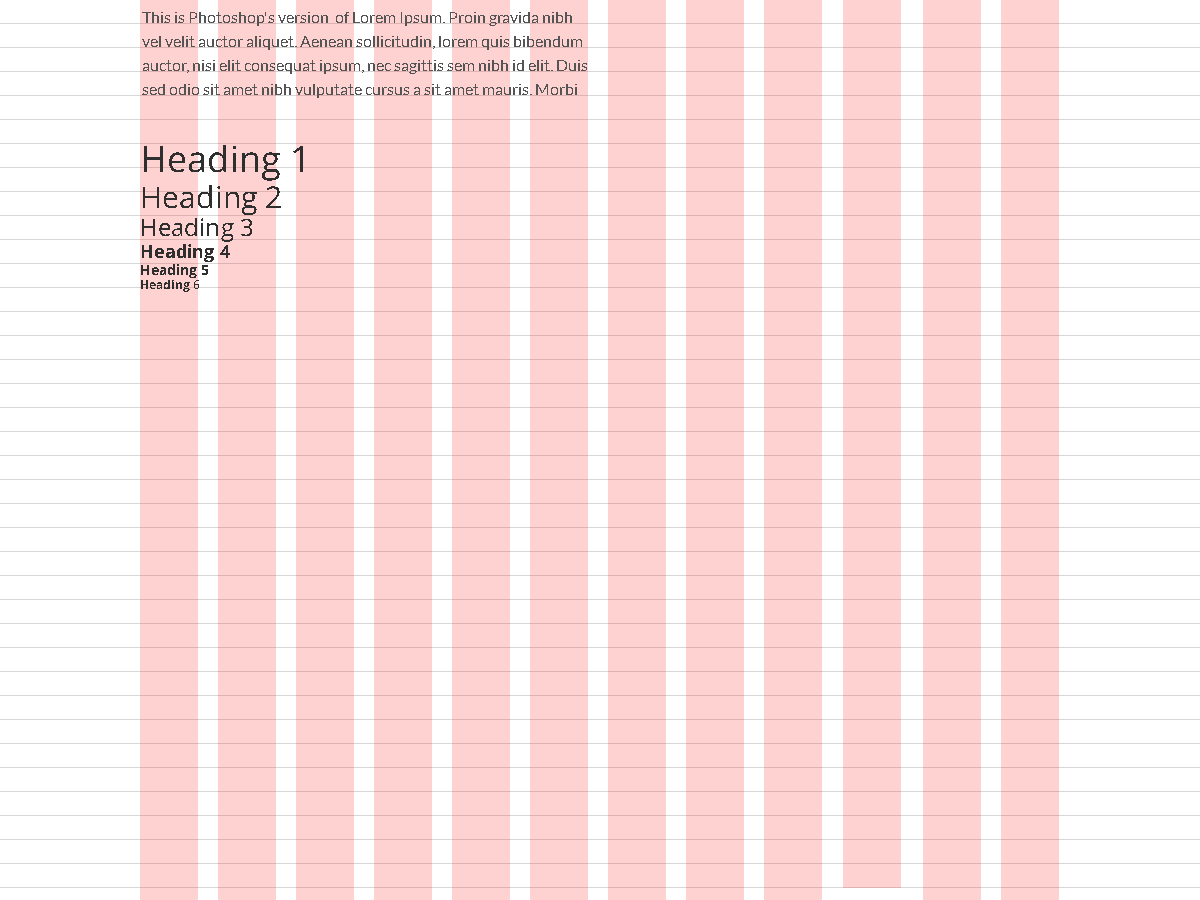
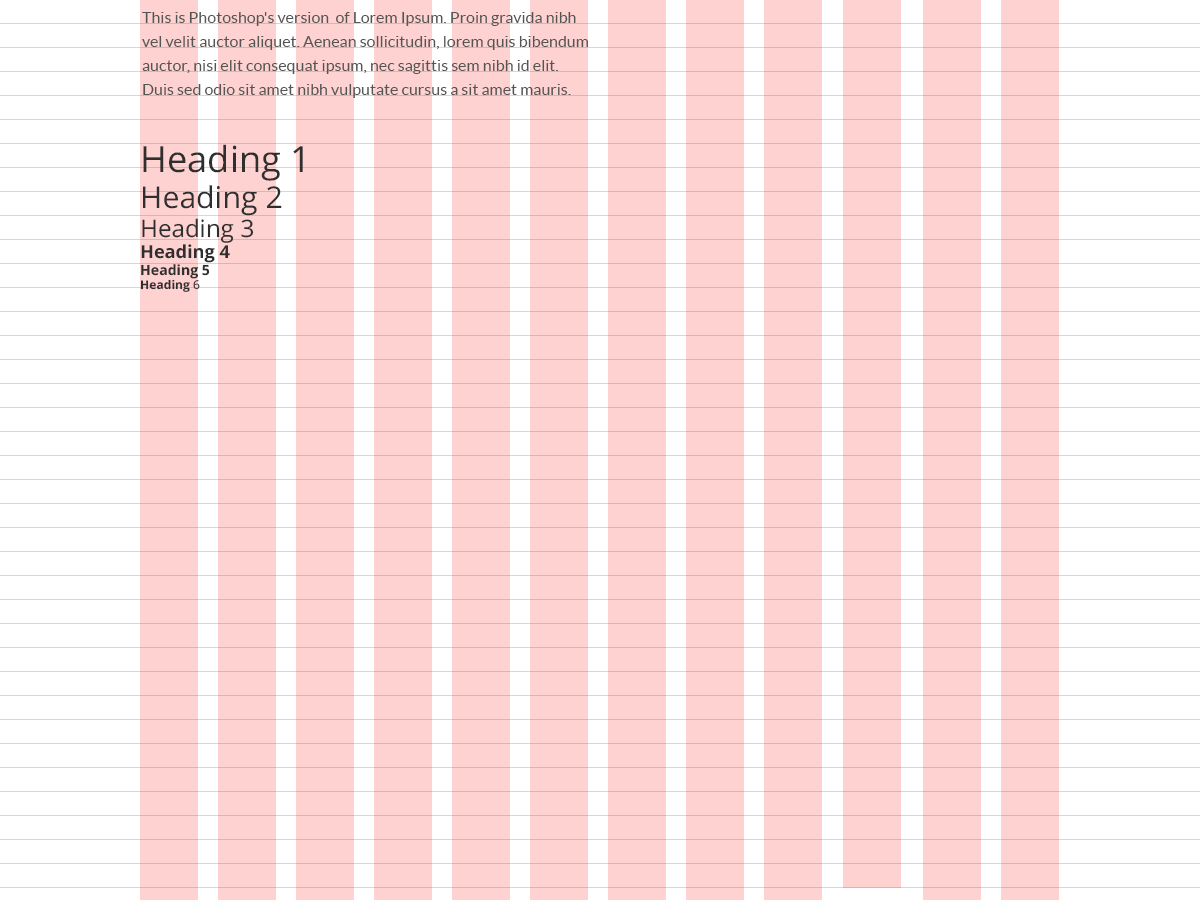
Revision of a layered 1200 x 900 image; what changed, layer by layer:
painted on "Headings" over [140,144,303,292]
painted on "Regular text" over [142,12,588,98]
